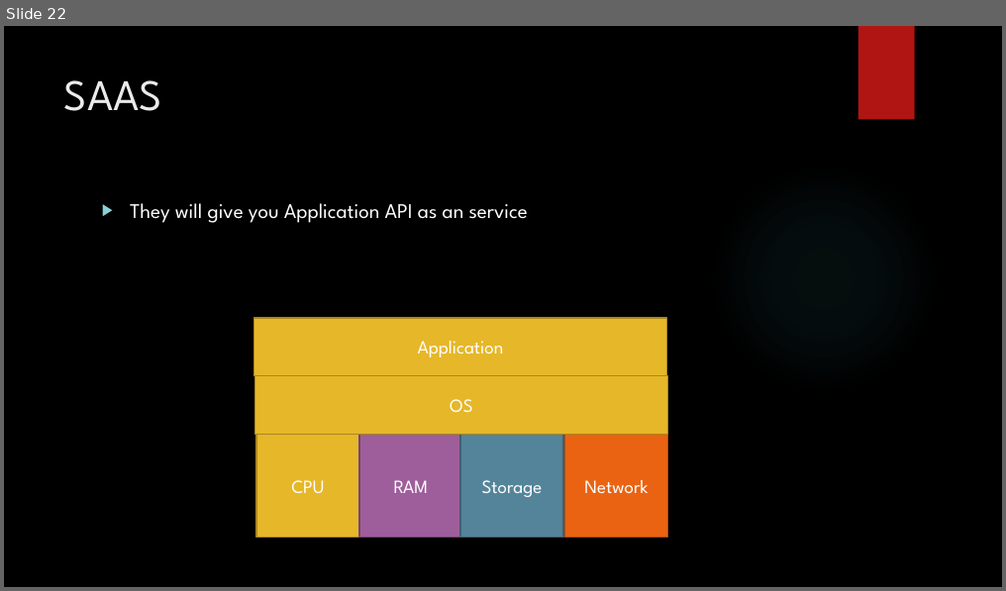
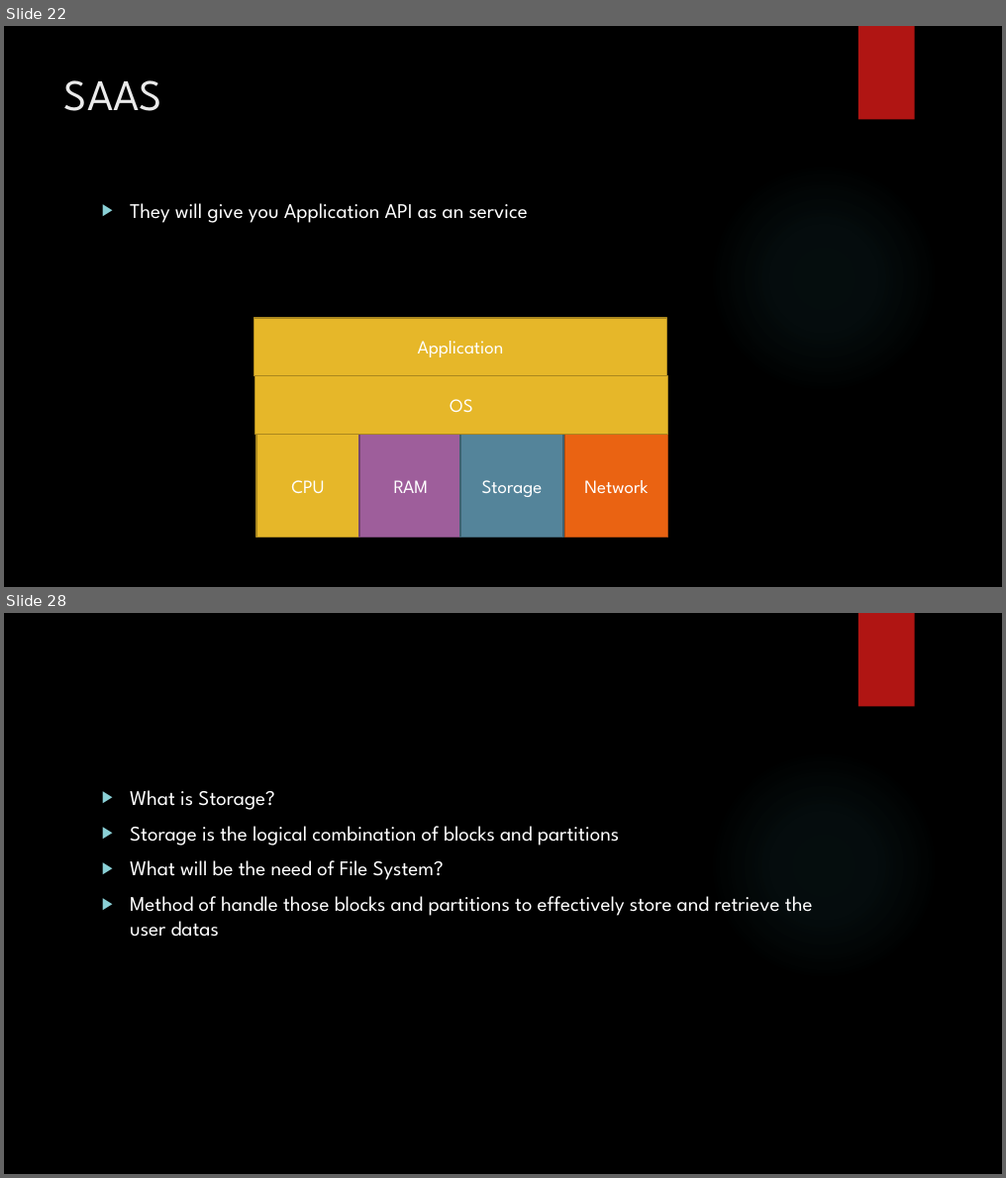
Before and after one commit to karthick1808/DW001, a slide deck: Cloud Basics.pptx. Shown one above the other, each under a label of ours: slide 22 before the commit, slides 22 and 28 after it; the slides between them are not shown. The pictures are 1006x591 and 1006x1178 pixels, drawn with LibreOffice and Linux fonts; fonts in the diff are those of the drawing; background and template pictures are left out. Boxes give left, top, right and bottom in pixels: in the first picture for what was removed or moved away, otherwise in the second. Text is boxed around its words. In the diff, an @@ line names an element or a change of style, - is before the commit and + after.

```diff
--- a/Cloud Basics.pptx
+++ b/Cloud Basics.pptx
@@ slide 28 added at (4,613,1002,1174), background picture (left out); not listed: 2 template elements that a slide beside it also shows @@
@@ text added at (130,790,813,937), 20 pt, text #FFFFFF @@
+▶ What is Storage?
+▶ Storage is the logical combination of blocks and partitions
+▶ What will be the need of File System?
+▶ Method of handle those blocks and partitions to effectively store and retrieve the user datas
```
Also in this commit, not shown: 10 other slides added.
